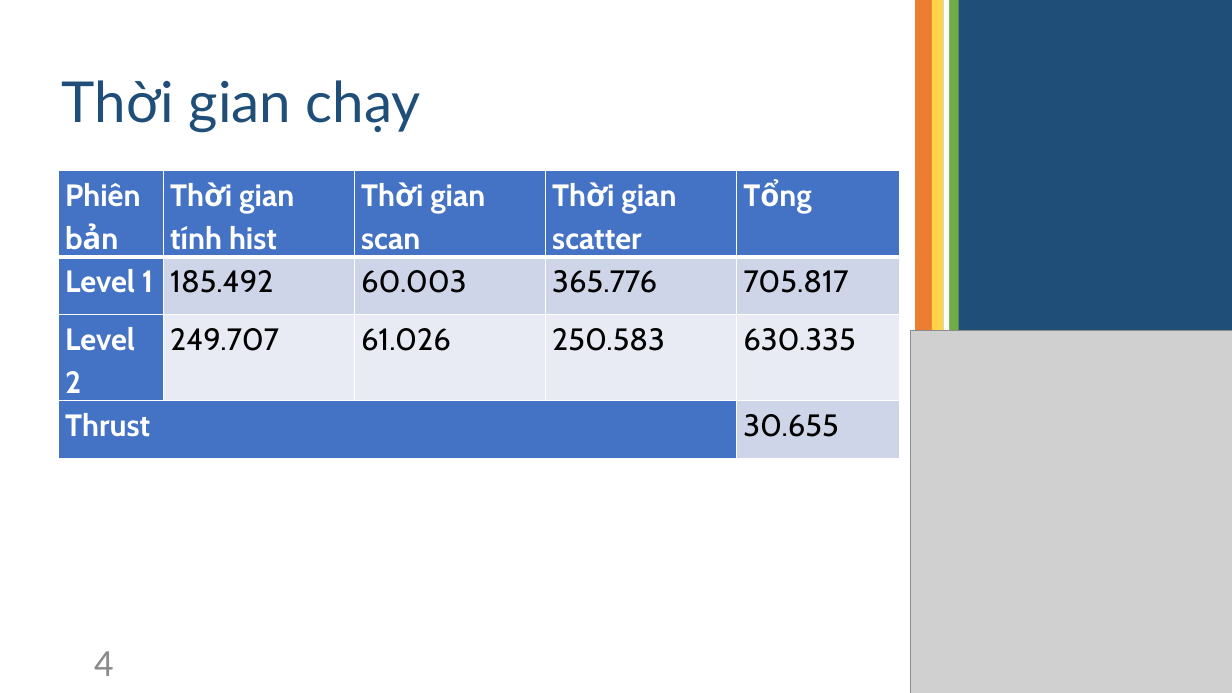
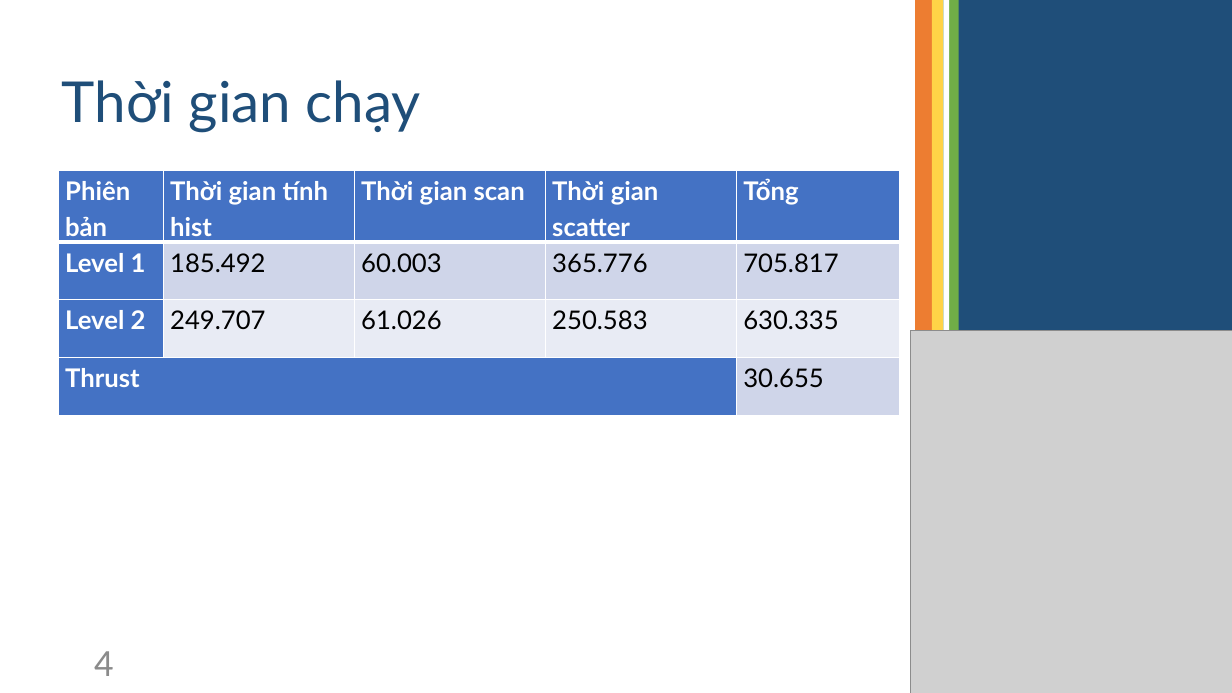
Before and after one commit to TruongNgocTai/GPU_finalProject, a slide deck: slide 4 of Radix Sort.pptx. Drawn at 1232x693 pixels with LibreOffice and Linux fonts; fonts in the diff are those of the drawing; grey boxes stand for pictures. Boxes give left, top, right and bottom in pixels: in the first picture for what was removed or moved away, otherwise in the second. Text is boxed around its words. In the diff, an @@ line names an element or a change of style, - is before the commit and + after.

```diff
--- a/Radix Sort.pptx
+++ b/Radix Sort.pptx
@@ table at [58, 171, 900, 431] @@
@@ size 24 to 20 pt, font Cabin to Lato @@
```
Also in this commit, not shown: 3 other slides changed, 8 slides added, 3 slides removed, 1 other file.
